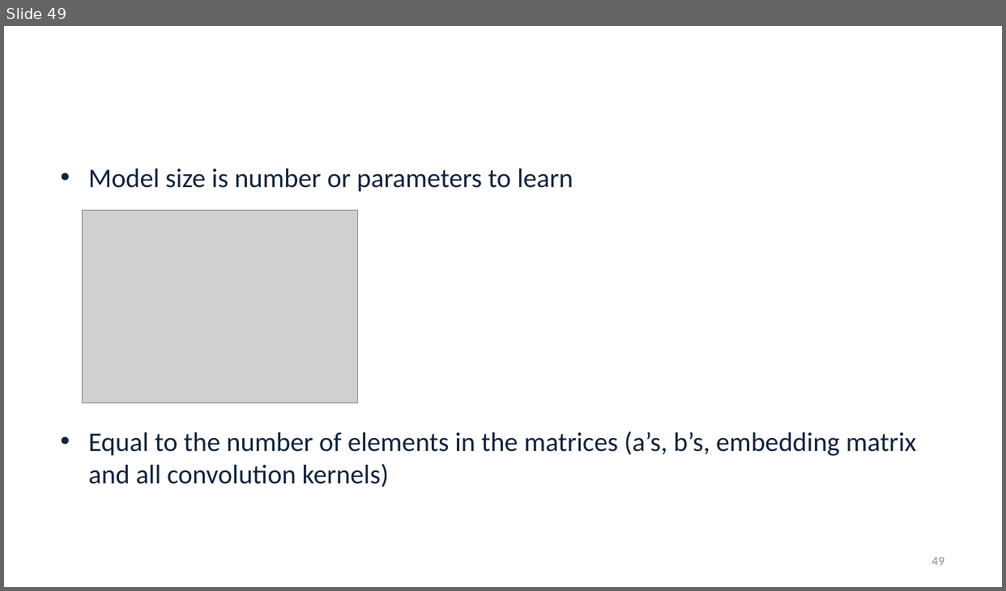
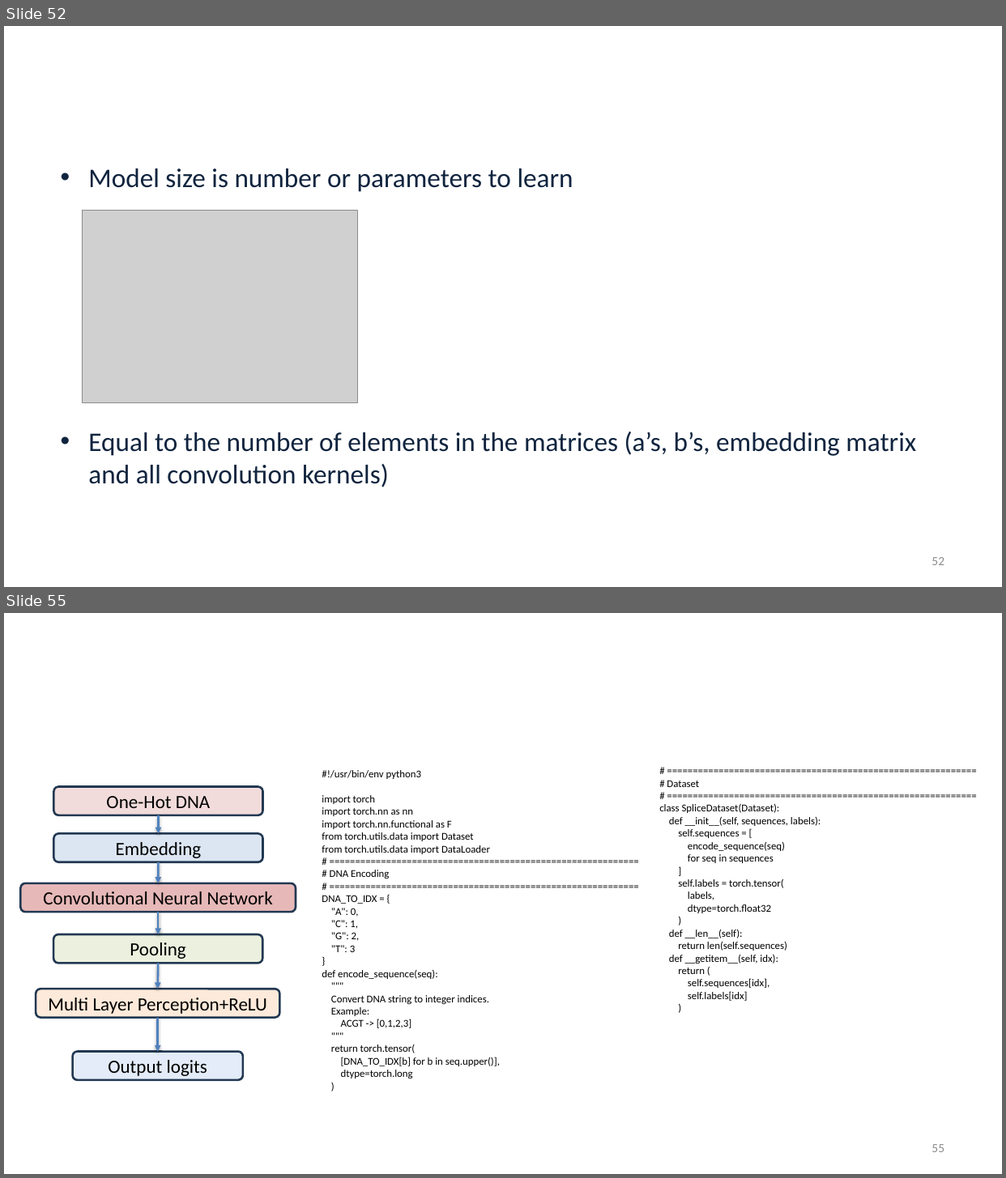
Before and after one commit to alekseyzimin/BME-Algorithms-for-Analysis-of-Genomic-Data, a slide deck: Lectures/Week 12 -- Viterbi Deep Learning.pptx. Shown one above the other, each under a label of ours: slide 49 before the commit, slides 52 and 55 after it; the slides between them are not shown. The pictures are 1006x591 and 1006x1178 pixels, drawn with LibreOffice and Linux fonts; fonts in the diff are those of the drawing; grey boxes stand for pictures; background and template pictures are left out. Boxes give left, top, right and bottom in pixels: in the first picture for what was removed or moved away, otherwise in the second. Text is boxed around its words. In the diff, an @@ line names an element or a change of style, - is before the commit and + after.

```diff
--- a/Lectures/Week 12 -- Viterbi Deep Learning.pptx
+++ b/Lectures/Week 12 -- Viterbi Deep Learning.pptx
@@ slide 55 added at (4,613,1002,1174), background picture (left out) @@
@@ title added at (34,640,932,677), 32.4 pt, text #FFFFFF @@
+What does this model look like in python
@@ text added at (322,770,500,1080), 10 pt, text #000000 @@
+#!/usr/bin/env python3
+import torch
+import torch.nn as nn
+import torch.nn.functional as F
+from torch.utils.data import Dataset
+from torch.utils.data import DataLoader
+# ============================================================
+# DNA Encoding
+# ============================================================
+DNA_TO_IDX = {
+"A": 0,
+"C": 1,
+"G": 2,
+"T": 3
+}
+def encode_sequence(seq):
+"""
+Convert DNA string to integer indices.
+Example:
+ACGT -> [0,1,2,3]
+"""
+return torch.tensor(
+[DNA_TO_IDX[b] for b in seq.upper()],
+dtype=torch.long
+)
@@ text added at (659,780,820,1001), 10 pt, text #000000 @@
+# ============================================================
+# Dataset
+# ============================================================
+class SpliceDataset(Dataset):
+def __init__(self, sequences, labels):
+self.sequences = [
+encode_sequence(seq)
+for seq in sequences
+]
+self.labels = torch.tensor(
+labels,
+dtype=torch.float32
+)
+def __len__(self):
+return len(self.sequences)
+def __getitem__(self, idx):
+return (
+self.sequences[idx],
+self.labels[idx]
+)
@@ rounded rectangle added at (54,786,263,815), fill #F2DCDB, outline #233953 2 pt, 18 pt, text #000000 @@
+One-Hot DNA
@@ arrow added from (158, 815) to (158, 834), #4F81BD 2 pt @@
@@ rounded rectangle added at (54,834,263,862), fill #DCE6F2, outline #233953 2 pt, 18 pt, text #000000 @@
+Embedding
@@ arrow added from (158, 862) to (158, 884), #4F81BD 2 pt @@
@@ rounded rectangle added at (20,884,296,912), fill #E6B9B8, outline #233953 2 pt, 18 pt, text #000000 @@
+Convolutional Neural Network
@@ arrow added from (158, 913) to (158, 935), #4F81BD 2 pt @@
@@ rounded rectangle added at (53,935,262,964), fill #EBF1DE, outline #233953 2 pt, 18 pt, text #000000 @@
+Pooling
@@ arrow added from (158, 964) to (157, 989), #4F81BD 2 pt @@
@@ rounded rectangle added at (36,989,279,1017), fill #FDEADA, outline #233953 2 pt, 18 pt, text #000000 @@
+Multi Layer Perception+ReLU
@@ arrow added from (157, 1018) to (157, 1052), #4F81BD 2 pt @@
@@ rounded rectangle added at (73,1052,244,1080), fill #E3ECF8, outline #233953 2 pt, 18 pt, text #000000 @@
+Output logits
@@ page number added at (931,1144,944,1152), 12 pt, text #8C8C8C @@
+55
@@ what was slide 49 is now slide 52 @@
@@ page number at (931,557,944,565): text changed @@
-49
+52
```
Also in this commit, not shown: 1 slide changed, 8 other slides added.
